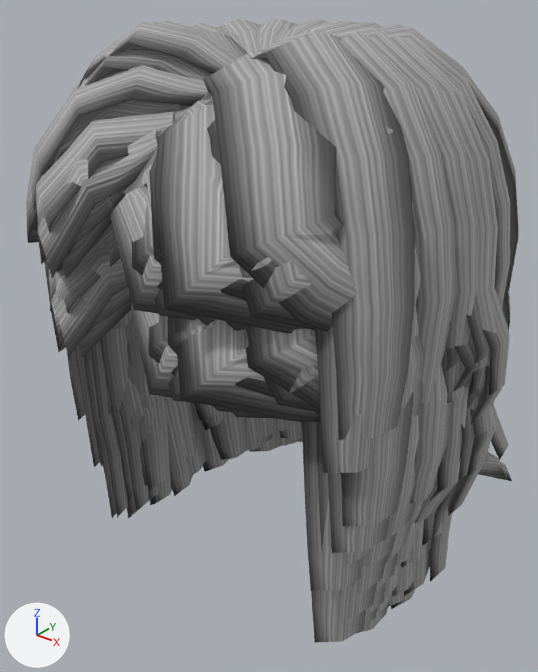
Before and after pictures for a commit that changed the glTF model trainer-models/hair/h-curtains.glb.
Before and after are seen from a camera (50 mm lens) standing at (0.213, -0.259, 1.852) and looking at (-0.005, 0.013, 1.683). Lighting does not change. The marker at lower left points along +X, +Y and +Z. The first picture is the older version. Vertices at exactly the same position are counted once.

Objects in the first picture: 'h-curtains-f', 'h-curtains-m'.
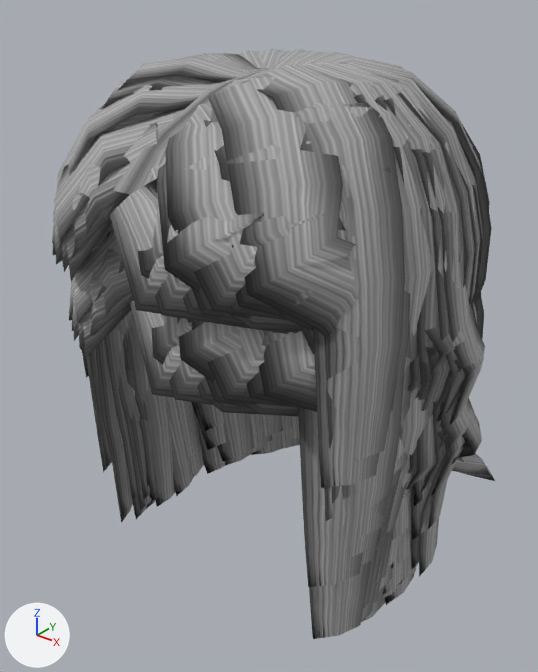
The change in detail:
me_h_curtains_m is used by ob_h_curtains_m; location (0.0, 0.0, 0.0).
me_h_curtains_m had 9509 vertices, 16952 faces and spanned x -0.115..0.116, y -0.099..0.14, z 1.588..1.834.
me_h_curtains_m now has 9509 vertices, 16952 faces and spans x -0.105..0.105, y -0.093..0.129, z 1.59..1.821.
me_h_curtains_m part 1: the loose piece of 36 vertices spanning x -0.084..-0.068, y -0.036..0.008, z 1.598..1.746 is multiplied about its middle by the matrix ((0.623, -0.091, -0.01), (-0.107, 0.974, -0.002), (0.008, 0.001, 1.0)), then moved by (0.002, 0.0, 0.0).
me_h_curtains_m part 2: the loose piece of 36 vertices spanning x -0.087..-0.056, y -0.056..-0.016, z 1.615..1.771 is multiplied about its middle by the matrix ((0.734, -0.142, 0.002), (-0.149, 0.92, 0.002), (0.037, 0.018, 0.997)), then moved by (0.001, 0.001, 0.0).
me_h_curtains_m part 3: 7852 of 9509 vertices moved; they spanned x -0.115..0.116, y -0.099..0.14, z 1.588..1.834 and now span x -0.105..0.105, y -0.093..0.129, z 1.59..1.821; mean shift (0.0, -0.001, -0.005); largest move (-0.008, 0.097, 1.609) -> (0.026, 0.089, 1.611).
Other edits to the shape of me_h_curtains_m do not show in these pictures.
me_h_curtains_f is used by ob_h_curtains_f; location (0.0, 0.0, 0.0).
me_h_curtains_f had 9509 vertices, 16952 faces and spanned x -0.115..0.114, y -0.094..0.144, z 1.551..1.79.
me_h_curtains_f now has 9509 vertices, 16952 faces and spans x -0.104..0.104, y -0.089..0.13, z 1.551..1.777.
me_h_curtains_f part 4: the loose piece of 36 vertices spanning x -0.086..-0.07, y -0.022..0.026, z 1.554..1.694 is multiplied about its middle by the matrix ((0.619, -0.071, -0.021), (-0.073, 0.987, -0.01), (-0.003, 0.004, 1.0)), then moved by (0.002, 0.001, 0.0).
me_h_curtains_f part 5: the loose piece of 36 vertices spanning x -0.086..-0.063, y -0.042..0.0, z 1.571..1.721 is multiplied about its middle by the matrix ((0.694, -0.12, -0.012), (-0.129, 0.949, -0.006), (0.022, 0.008, 0.999)), then moved by (0.002, 0.001, 0.0).
me_h_curtains_f part 6: the loose piece of 36 vertices spanning x -0.086..-0.05, y -0.057..-0.005, z 1.565..1.74 is multiplied about its middle by the matrix ((0.767, -0.113, -0.005), (-0.121, 0.942, -0.003), (0.032, 0.014, 0.998)), then moved by (0.001, 0.001, 0.0).
me_h_curtains_f part 7: the loose piece of 36 vertices spanning x 0.066..0.089, y -0.03..0.013, z 1.553..1.718 is multiplied about its middle by the matrix ((0.661, 0.073, 0.01), (0.094, 0.98, -0.003), (-0.038, 0.007, 0.999)), then moved by (-0.003, 0.001, 0.0).
me_h_curtains_f part 8: the loose piece of 36 vertices spanning x -0.088..-0.054, y -0.048..-0.009, z 1.564..1.742 is multiplied about its middle by the matrix ((0.757, -0.118, 0.001), (-0.123, 0.94, 0.001), (0.055, 0.024, 0.995)), then moved by (0.002, 0.001, 0.0).
me_h_curtains_f part 9: 7687 of 9509 vertices moved; they spanned x -0.115..0.114, y -0.094..0.144, z 1.551..1.79 and now span x -0.104..0.104, y -0.089..0.13, z 1.551..1.777; mean shift (0.0, 0.0, -0.005); largest move (0.113, 0.052, 1.646) -> (0.082, 0.041, 1.633).
Other edits to the shape of me_h_curtains_f do not show in these pictures.

Location of each change, (x1, y1, x2, y2) in pixels of the pictures (538 x 672 px; the box of a moved part takes in the faces that stretch with it):
'h-curtains-m', reshaped (10% narrower)
    before: (26, 19, 519, 591)
    after: (52, 49, 495, 587)
'h-curtains-f', reshaped (10% narrower)
    before: (49, 223, 511, 642)
    after: (69, 224, 484, 639)
part 1 of me_h_curtains_m, moved or reshaped
    before: (127, 332, 156, 398)
    after: (127, 324, 151, 392)
part 2 of me_h_curtains_m, moved or reshaped (not visible afterwards)
    before: (105, 375, 112, 416)
part 3 of me_h_curtains_m, moved or reshaped
    before: (26, 19, 519, 591)
    after: (52, 49, 495, 587)
part 4 of me_h_curtains_f, moved or reshaped
    before: (165, 397, 193, 496)
    after: (167, 397, 194, 496)
part 5 of me_h_curtains_f, moved or reshaped
    before: (112, 310, 148, 488)
    after: (116, 310, 151, 499)
part 6 of me_h_curtains_f, moved or reshaped
    before: (119, 339, 151, 511)
    after: (118, 346, 151, 511)
part 7 of me_h_curtains_f, moved or reshaped (not visible before)
    after: (368, 598, 385, 619)
part 8 of me_h_curtains_f, moved or reshaped (mostly hidden)
    before: (110, 406, 136, 514)
    after: (133, 495, 140, 515)
part 9 of me_h_curtains_f, moved or reshaped
    before: (49, 223, 511, 642)
    after: (69, 224, 484, 639)
